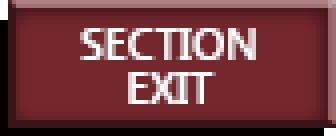
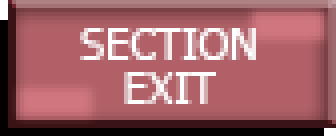
Layers edited between the first and the second 336 x 136 image:
renamed "组 1 拷贝 2" to "高亮", showed the group it (5 layers) over left=12, top=4, right=332, bottom=124
painted on "SECTION EXIT" (1st of 2, in "高亮") over left=80, top=28, right=256, bottom=104
renamed "组 1 拷贝" to "正常", hid the group it (3 layers) over left=12, top=4, right=332, bottom=124
painted on "SECTION EXIT" (2nd of 2, in "正常") over left=80, top=28, right=256, bottom=104
